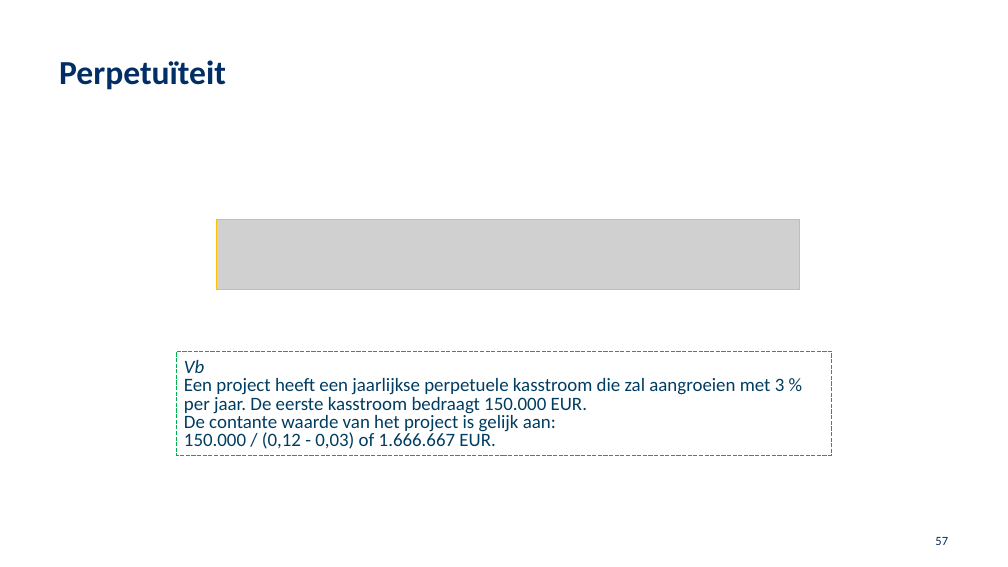
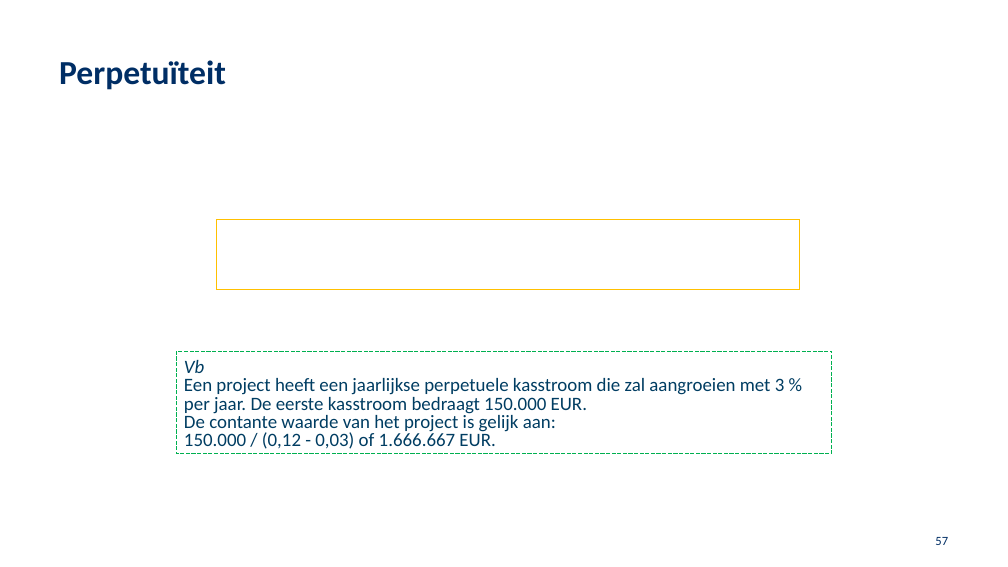
Before and after one commit to JasonLiu1229/University-Vault, a slide deck: slide 57 of School 2024-2025/FJ/Hoofdstuk 9 (2024 ).pptx. Drawn at 1008x567 pixels with LibreOffice and Linux fonts; fonts in the diff are those of the drawing; grey boxes stand for pictures; background and template pictures are left out. Boxes give left, top, right and bottom in pixels: in the first picture for what was removed or moved away, otherwise in the second. Text is boxed around its words. In the diff, an @@ line names an element or a change of style, - is before the commit and + after.

```diff
--- a/School 2024-2025/FJ/Hoofdstuk 9 (2024 ).pptx
+++ b/School 2024-2025/FJ/Hoofdstuk 9 (2024 ).pptx
@@ picture removed at <box>216,219,800,290</box> @@
@@ rectangle added at <box>216,219,800,290</box>, outline #FFC000 0 pt @@
@@ rectangle "Vb" at <box>177,351,832,454</box>: outline #00B050 0.75 pt dashed to #00B050 0 pt dashed @@
```
Also in this commit, not shown: 77 other slides changed.
